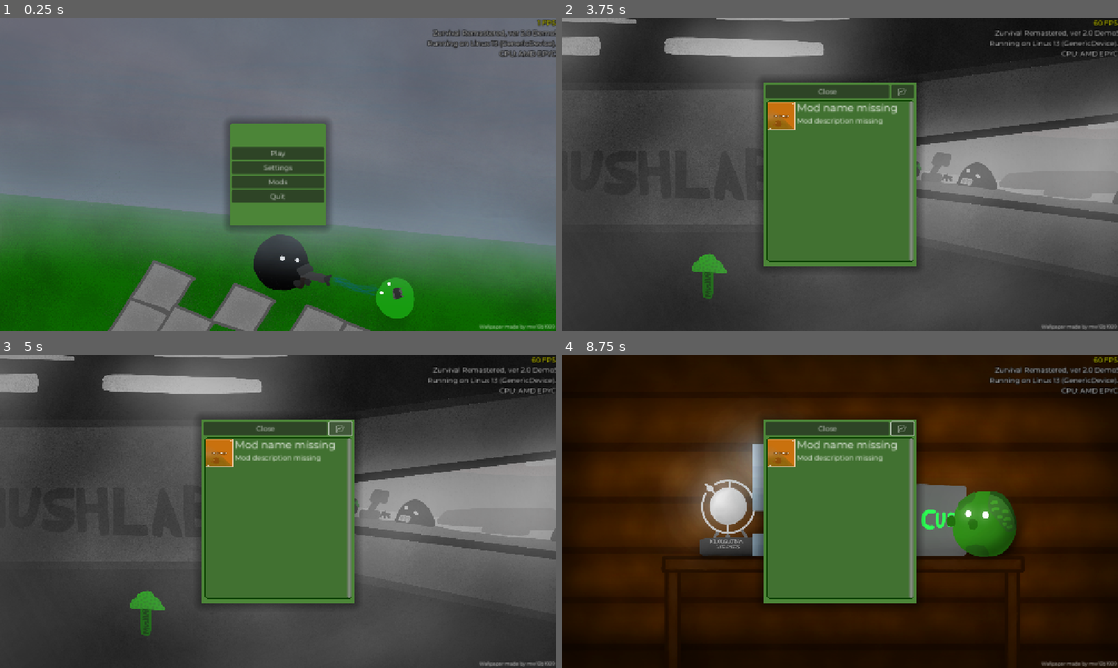
Above: before the commit, frames 1-4 (two rows, left to right).
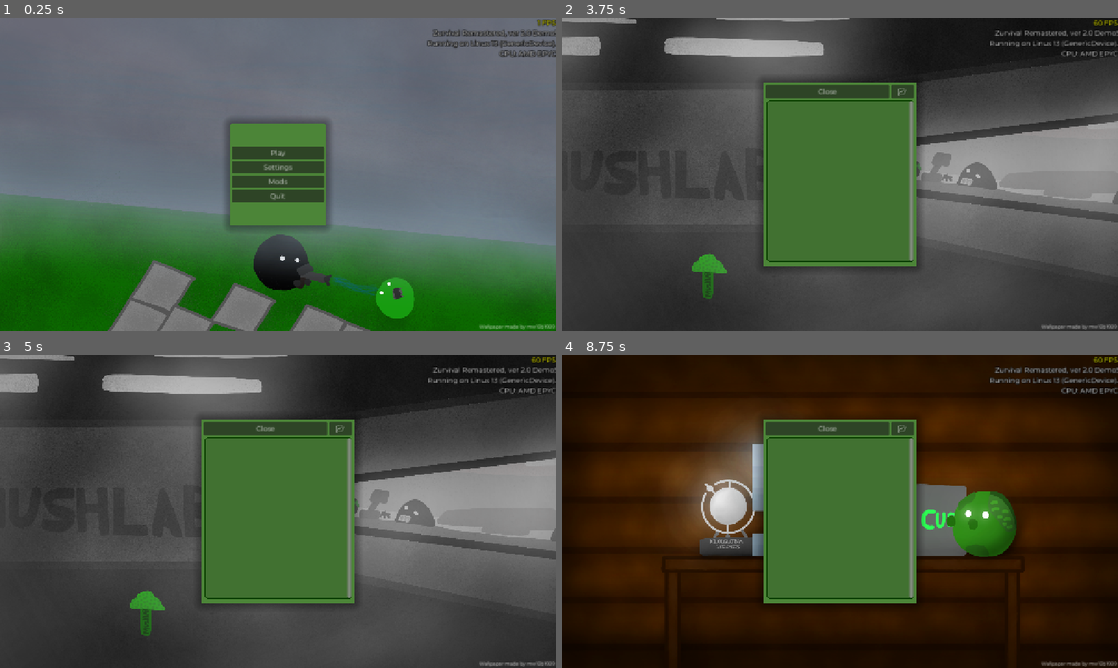
Above: after the commit, the same moments.

Repository: klodskateam/zurvival-remastered
Game: Godot game, scene res://menu.tscn
Two runs of this game, one before a commit and one after it. Both use one fixed random seed, a clock stepped at 60 frames per second and the inputs below.
Inputs (mouse positions are in pixels of both pictures, inside the frame that each line leads up to):
- Up to frame 1 (0.25 s): no input
- Up to frame 2 (3.75 s): click "Settings" at 0.5 s; click "Smooth transitions" at 1.25 s; click "English" at 2 s; click "Save" at 2.75 s; click "Mods" at 3.5 s
- Up to frame 3 (5 s): click "📂" at 4.25 s
- Up to frame 4 (8.75 s): tap Enter at 5, 6.5, 8 s; move the mouse to (962, 495) at 5.02 s; hold D (right) 5.03-5.75 s; hold Shift (run) 5.03-5.75 s; click (962, 495) at 5.17 s; tap Space (reload) at 5.75, 7.25, 8.65 s; drag from (728, 527) to (812, 574) at 5.77 s; move the mouse to (895, 442) at 6.52 s; hold D (right) 6.53-7.25 s; hold Shift (run) 6.53-7.25 s; drag from (812, 574) to (673, 464) at 7.27 s; move the mouse to (1006, 558) at 8.02 s; hold A (left) from 8.03 s (still down); hold Shift (run) from 8.03 s (still down)

The runs differ from the first frame. In frame 1, 0.2% of the frame differs, in the area x 41-59%, y 42-60%; in frame 2, 0.9%; in frame 3, 1.0%; in frame 4, 1.0%, in the area x 37-64%, y 20-36%.

Commit message:
12 разные вещи
фиксы в зимнем режиме и баланс
меню теперь не ломается при большом количестве кастомных кнопок

Diff:
--- a/Translation/translations.csv
+++ b/Translation/translations.csv
@@ -1,5 +1,5 @@
 id,en,ru,be,zh,sp,fi,bel,pl,emoji
-$$$tutorial,"To correct or create a line, right-click on it  …(710 unchanged characters)… n rivin, klikkaa riville oikean hiirin näppylän avulla ja tee komentti. Jonkun ajan ku …(445 unchanged characters)…
+$$$tutorial,"To correct or create a line, right-click on it  …(710 unchanged characters)… n rivin, klikkaa riville oikean hiirin nappulan avulla ja tee komentti. Jonkun ajan ku …(445 unchanged characters)…
 $$$langname,English,Русский,Беларуская,中文,Español,Suomi,Bielaruskaja lacinka,PL,🦲
 $$$englishname,English,Russian,Belarussian,Chinese,Spanish,Finnish,Belarusian Latin,Polish,Emoji
 $$$--,-,-,-,-,-,-,-,-,-
@@ -54,10 +54,13 @@
 $storage,Storage,Склад,Склад,组成,Almacén,Varasto,Skład,Skład,🏬
 $restartrequired,Game restart required!,Требуется перезапуск игры!,Патрабуецца перазапуск гульні!,需要重新启动游戏！,Es necesario reiniciar el juego.,Käynnistä peli uudelleen!,Patrabujecca pierazapusk gułʹni!,Wymagany restart gry!,⏏ 🕹 ✔
 $disablesmoothtransitions,Smooth transitions,Плавные переходы,Плыўныя пераходы,禁用平滑过渡,Transiciones suaves,Hienot siirtymät,Płyŭnyja pierachody,Płynne przejścia, 🍦 🔀
-$wintermodename,Winter mode,Зимний режим,,,,Talvinen pelimuoto,,,❄️📳
+$wintermodename,Winter mode,Зимний режим,Зімовы рэжым,冬季模式,Modo invierno,Talvinen pelimuoto,Зімовы рэжым,Tryb zimowy,❄️📳
 $wintermodedesc,"You found yourself in a forest in the middle of a zombie-apocalypse. Collect planks, defend yourself from zombu's, and don't let the campfire extinguish.","Вы оказались в лесу посреди зомби-апокалисиса зимой. Собирайте палки, защищайтесь от зомбу, и не дайте костру потухнуть.
 
 
-",,,,"Olit löytynyt itsesi metsässä keskellä zombiapokalypsia talvella. Kerää kepiä, puolustaa itseäsi zombuista, ja älä anna kokolle sammua.",,,
-$coldness,Frost,Мороз,,,,Jäätyminen,,,
-$inventory,Inventory,Инвентарь,,,,Tasku,,,
+","Вы апынуліся ў лесе пасярод зомбі-апакалісісу зімой. Збірайце палкі, абараняйцеся ад зомбу, і не дайце вогнішча патухнуць.",你发现自己身处一场冬季丧尸末日中的森林里。收集树枝，保护自己免受丧尸攻击，并保持篝火燃烧。,"Te encuentras en el bosque en medio de un apocalipsis zombu invernal. Recoge leña, protégete de los zombis y mantén el fuego encendido.","Olit löytynyt itsesi metsässä keskellä zombiapokalypsia talvella. Kerää kepiä, puolustaa itseäsi zombuista, ja älä anna kokolle sammua.","Вы апынуліся ў лесе пасярод зомбі-апакалісісу зімой. Збірайце палкі, абараняйцеся ад зомбу, і не дайце вогнішча патухнуць.","Znalazłeś się w lesie w środku zimowej apokalipsy zombu. Zbieraj patyki, chroń się przed zombu i podtrzymuj ogień.
+","👤🌲🌳🧟‍♂️🔥💥
+🪵➕🪵🛡️🧟‍♂️🚫
+🔥❌➡️🏕️"
+$coldness,Frost,Мороз,Мароз,冷冻,Congelación,Jäätyminen,Maroz,Zamrażanie,❄️
+$inventory,Inventory,Инвентарь,Інвентар,存货,Inventario,Tasku,Inventar',Spis,📦🗂️📝
--- a/campfire.gd
+++ b/campfire.gd
@@ -18,5 +18,5 @@
 
 func _on_body_entered(body: Node2D):
 	if body.name == "player" and body.INVENTORY_FILLED > 0 and ENERGY > 0:
-		ENERGY += body.INVENTORY_FILLED
+		ENERGY += body.INVENTORY_FILLED/2
 		body.INVENTORY_FILLED = 0
--- /dev/null
+++ b/default.tres
@@ -0,0 +1,3 @@
+[gd_resource type="Theme" format=3 uid="uid://oprukw2tpf3d"]
+
+[resource]
--- a/game-wintermode.tscn
+++ b/game-wintermode.tscn
@@ -72,10 +72,10 @@
 tracks/0/interp = 1
 tracks/0/loop_wrap = false
 tracks/0/keys = {
-"times": PackedFloat32Array(0, 60),
+"times": PackedFloat32Array(0, 59.966667),
 "transitions": PackedFloat32Array(1, 1),
 "update": 2,
-"values": [Vector2(0, 0), Vector2(-16006, -16006)]
+"values": [Vector2(0, 0), Vector2(-10485.233, -10485.233)]
 }
 tracks/1/type = "value"
 tracks/1/imported = false
@@ -84,7 +84,7 @@
 tracks/1/interp = 1
 tracks/1/loop_wrap = false
 tracks/1/keys = {
-"times": PackedFloat32Array(0, 60),
+"times": PackedFloat32Array(0, 59.966667),
 "transitions": PackedFloat32Array(1, 1),
 "update": 2,
 "values": [0.0, 0.0]
@@ -120,7 +120,7 @@
 process_mode = 3
 script = ExtResource("1_6olua")
 
-[node name="ColorRect" type="ColorRect" parent="."]
+[node name="AmbientColor" type="ColorRect" parent="."]
 modulate = Color(0.053295396, 0.062288336, 0.066790454, 0.54901963)
 show_behind_parent = true
 clip_children = 2
@@ -149,7 +149,7 @@
 autostart = true
 script = ExtResource("3_ar85b")
 
-[node name="TextureRect" type="TextureRect" parent="."]
+[node name="clouds" type="TextureRect" parent="."]
 modulate = Color(1.7009393, 1.7009393, 1.7009393, 0.5137255)
 self_modulate = Color(0.8732979, 0.87329865, 0.873298, 1)
 material = SubResource("CanvasItemMaterial_m5m7k")
@@ -157,7 +157,7 @@
 offset_bottom = 21006.0
 texture = ExtResource("3_8k8hu")
 
-[node name="AnimationPlayer" type="AnimationPlayer" parent="TextureRect"]
+[node name="AnimationPlayer" type="AnimationPlayer" parent="clouds"]
 libraries = {
 &"": SubResource("AnimationLibrary_e2odv")
 }
@@ -186,7 +186,7 @@
 show_percentage = false
 
 [node name="Spawner7" parent="." instance=ExtResource("7_8yshx")]
-position = Vector2(-139, 4211)
+position = Vector2(-116, 4507)
 
 [node name="Spawner5" parent="." instance=ExtResource("7_8yshx")]
 position = Vector2(5198, 4620)
--- a/gamemode.tscn
+++ b/gamemode.tscn
@@ -31,24 +31,25 @@
 anchor_top = 0.5
 anchor_right = 0.5
 anchor_bottom = 0.5
-offset_left = -199.0
-offset_top = -193.0
-offset_right = 199.0
-offset_bottom = 193.0
+offset_left = -202.0
+offset_top = -196.0
+offset_right = 202.0
+offset_bottom = 196.0
 grow_horizontal = 2
 grow_vertical = 2
 
 [node name="ScrollContainer" type="ScrollContainer" parent="Control/Panel"]
 layout_mode = 0
 offset_left = 2.0
-offset_top = 29.0
-offset_right = 396.0
-offset_bottom = 239.0
+offset_top = 33.0
+offset_right = 403.0
+offset_bottom = 236.0
 theme = ExtResource("2_7rmfm")
 
 [node name="VBoxContainer" type="VBoxContainer" parent="Control/Panel/ScrollContainer"]
 custom_minimum_size = Vector2(390, 0)
 layout_mode = 2
+size_flags_horizontal = 3
 alignment = 1
 
 [node name="HBoxContainer" type="HBoxContainer" parent="Control/Panel/ScrollContainer/VBoxContainer"]
@@ -91,18 +92,18 @@
 
 [node name="PlayButton" type="Button" parent="Control/Panel"]
 layout_mode = 0
-offset_left = 226.0
-offset_top = 354.0
-offset_right = 395.0
-offset_bottom = 383.0
+offset_left = 223.0
+offset_top = 357.0
+offset_right = 398.0
+offset_bottom = 388.0
 theme = ExtResource("2_7rmfm")
 text = "$play"
 
 [node name="gamemodename" type="Label" parent="Control/Panel"]
 layout_mode = 0
-offset_left = 3.0
+offset_left = 4.0
 offset_top = 237.0
-offset_right = 395.0
+offset_right = 400.0
 offset_bottom = 266.0
 theme_override_font_sizes/font_size = 23
 text = "$placeholdergmname"
@@ -110,14 +111,15 @@
 
 [node name="gamemodedesc" type="Label" parent="Control/Panel"]
 layout_mode = 0
-offset_left = 3.0
-offset_top = 266.0
-offset_right = 395.0
+offset_left = 4.0
+offset_top = 265.0
+offset_right = 400.0
 offset_bottom = 352.0
 theme_override_font_sizes/font_size = 15
 text = "$placeholdergmdesc"
-autowrap_mode = 3
-justification_flags = 139
+autowrap_mode = 2
+justification_flags = 138
+clip_text = true
 text_overrun_behavior = 2
 
 [node name="TransitionBlock" type="TextureRect" parent="."]
--- a/menu.tscn
+++ b/menu.tscn
@@ -1,10 +1,11 @@
-[gd_scene load_steps=8 format=3 uid="uid://c6ji2387qq42r"]
+[gd_scene load_steps=9 format=3 uid="uid://c6ji2387qq42r"]
 
 [ext_resource type="Script" uid="uid://2bvrwha2lhlt" path="res://buttonsmenu.gd" id="1_814jb"]
 [ext_resource type="Theme" uid="uid://d2wr8qi0mdxxq" path="res://ui.tres" id="2_i4evy"]
 [ext_resource type="PackedScene" uid="uid://db8yny8uiwun1" path="res://background.tscn" id="2_xh8be"]
 [ext_resource type="Script" uid="uid://beg25d2qybjtl" path="res://transitionmenu.gd" id="3_l48gv"]
 [ext_resource type="Script" uid="uid://deyhfds4n3ph0" path="res://create_mod_buttons.gd" id="3_ytr4m"]
+[ext_resource type="Theme" uid="uid://oprukw2tpf3d" path="res://default.tres" id="4_l48gv"]
 
 [sub_resource type="Gradient" id="Gradient_ytr4m"]
 interpolation_mode = 2
@@ -49,38 +50,41 @@
 grow_vertical = 2
 theme = ExtResource("2_i4evy")
 
-[node name="VBoxContainer" type="VBoxContainer" parent="Control/Panel"]
+[node name="ScrollContainer" type="ScrollContainer" parent="Control/Panel"]
+clip_children = 1
+layout_mode = 0
+offset_left = 2.0
+offset_right = 218.0
+offset_bottom = 235.0
+theme = ExtResource("4_l48gv")
+horizontal_scroll_mode = 0
+vertical_scroll_mode = 3
+
+[node name="VBoxContainer" type="VBoxContainer" parent="Control/Panel/ScrollContainer"]
+clip_contents = true
 custom_minimum_size = Vector2(0, 230)
-layout_mode = 1
-anchors_preset = 15
-anchor_right = 1.0
-anchor_bottom = 1.0
-offset_left = 4.0
-offset_top = 3.0
-offset_right = -4.0
-offset_bottom = -1.0
-grow_horizontal = 2
-grow_vertical = 2
-theme = ExtResource("2_i4evy")
+layout_mode = 2
+size_flags_horizontal = 3
+size_flags_vertical = 3
 alignment = 1
 script = ExtResource("3_ytr4m")
 
-[node name="Play" type="Button" parent="Control/Panel/VBoxContainer"]
+[node name="Play" type="Button" parent="Control/Panel/ScrollContainer/VBoxContainer"]
 layout_mode = 2
 text = "$play"
 script = ExtResource("1_814jb")
 
-[node name="Settings" type="Button" parent="Control/Panel/VBoxContainer"]
+[node name="Settings" type="Button" parent="Control/Panel/ScrollContainer/VBoxContainer"]
 layout_mode = 2
 text = "$settings"
 script = ExtResource("1_814jb")
 
-[node name="Mods" type="Button" parent="Control/Panel/VBoxContainer"]
+[node name="Mods" type="Button" parent="Control/Panel/ScrollContainer/VBoxContainer"]
 layout_mode = 2
 text = "$mods"
 script = ExtResource("1_814jb")
 
-[node name="Exit" type="Button" parent="Control/Panel/VBoxContainer"]
+[node name="Exit" type="Button" parent="Control/Panel/ScrollContainer/VBoxContainer"]
 layout_mode = 2
 theme = ExtResource("2_i4evy")
 text = "$quit"
@@ -97,7 +101,7 @@
 offset_bottom = 2448.0
 texture = SubResource("GradientTexture2D_l48gv")
 
-[connection signal="pressed" from="Control/Panel/VBoxContainer/Play" to="Control/Panel/VBoxContainer/Play" method="_on_play_pressed"]
-[connection signal="pressed" from="Control/Panel/VBoxContainer/Settings" to="Control/Panel/VBoxContainer/Play" method="_on_settings_pressed"]
-[connection signal="pressed" from="Control/Panel/VBoxContainer/Mods" to="Control/Panel/VBoxContainer/Mods" method="_on_mods_pressed"]
-[connection signal="pressed" from="Control/Panel/VBoxContainer/Exit" to="Control/Panel/VBoxContainer/Exit" method="_on_exit_pressed"]
+[connection signal="pressed" from="Control/Panel/ScrollContainer/VBoxContainer/Play" to="Control/Panel/ScrollContainer/VBoxContainer/Play" method="_on_play_pressed"]
+[connection signal="pressed" from="Control/Panel/ScrollContainer/VBoxContainer/Settings" to="Control/Panel/ScrollContainer/VBoxContainer/Play" method="_on_settings_pressed"]
+[connection signal="pressed" from="Control/Panel/ScrollContainer/VBoxContainer/Mods" to="Control/Panel/ScrollContainer/VBoxContainer/Mods" method="_on_mods_pressed"]
+[connection signal="pressed" from="Control/Panel/ScrollContainer/VBoxContainer/Exit" to="Control/Panel/ScrollContainer/VBoxContainer/Exit" method="_on_exit_pressed"]
--- a/plank.gd
+++ b/plank.gd
@@ -4,6 +4,6 @@
 
 
 func _on_body_entered(body: Node2D):
-	if body.name == "player":
+	if body.name == "player" and (body.INVENTORY_FILLED < body.MAX_INVENTORY_FILLED):
 		body.INVENTORY_FILLED += 10
 		queue_free()
--- a/storage.tscn
+++ b/storage.tscn
@@ -1,8 +1,9 @@
-[gd_scene load_steps=5 format=3 uid="uid://ddsqj7m25ucaa"]
+[gd_scene load_steps=6 format=3 uid="uid://ddsqj7m25ucaa"]
 
 [ext_resource type="Script" uid="uid://dk6c7q85yu48l" path="res://storage.gd" id="1_3vq3h"]
 [ext_resource type="Texture2D" uid="uid://cmdbay58waf1e" path="res://Resources/storage.png" id="1_ueev3"]
 [ext_resource type="Theme" uid="uid://d2wr8qi0mdxxq" path="res://ui.tres" id="2_lnm35"]
+[ext_resource type="Theme" uid="uid://oprukw2tpf3d" path="res://default.tres" id="4_2h3vr"]
 
 [sub_resource type="LabelSettings" id="LabelSettings_wttin"]
 font_size = 32
@@ -44,6 +45,7 @@
 layout_mode = 2
 size_flags_horizontal = 3
 size_flags_vertical = 3
+theme = ExtResource("4_2h3vr")
 
 [node name="Label" type="Label" parent="CanvasLayer/ScrollContainer/VBoxContainer"]
 use_parent_material = true
--- a/timer.gd
+++ b/timer.gd
@@ -8,11 +8,11 @@
 		1:
 			pass
 		2:
-			wait_time = randf_range(0.4, 1.7)
+			wait_time = randf_range(1, 1.7)
 			# пульки хуюльки
 			var bullets_new = P_BULLETS.instantiate()
-			bullets_new.position.x = randi_range(50, 9950)
-			bullets_new.position.y = randi_range(50, 9950)
+			bullets_new.position.x = randi_range(250, 4200)
+			bullets_new.position.y = randi_range(250, 4350)
 			get_parent().add_child(bullets_new)
 			print(bullets_new)
 
@@ -25,8 +25,8 @@
 
 			# доски, я хз где мы их нашли, у меня альцгеймер
 			var plank_new = P_PLANK.instantiate()
-			plank_new.position.x = randi_range(50, 9950)
-			plank_new.position.y = randi_range(50, 9950)
+			plank_new.position.x = randi_range(500, 3800)
+			plank_new.position.y = randi_range(500, 3850)
 			get_parent().add_child(plank_new)
 			print(plank_new)
 		_:
--- a/ui.tscn
+++ b/ui.tscn
@@ -90,7 +90,7 @@
 
 [node name="SpeedIcon" type="Sprite2D" parent="SpeedBar"]
 position = Vector2(-15, 15)
-scale = Vector2(0.21875, 0.210937)
+scale = Vector2(0.2109375, 0.210937)
 texture = ExtResource("2_iev70")
 
 [node name="BulletsBar" type="ProgressBar" parent="."]
@@ -114,8 +114,8 @@
 vertical_alignment = 1
 
 [node name="BulletsIcon" type="Sprite2D" parent="BulletsBar"]
-position = Vector2(-15.5, 13.95)
-scale = Vector2(0.242187, 0.217968)
+position = Vector2(-16.000008, 14.000003)
+scale = Vector2(0.21874987, 0.217968)
 texture = ExtResource("3_qg45p")
 
 [node name="HealthBar" type="ProgressBar" parent="."]
@@ -138,8 +138,8 @@
 vertical_alignment = 1
 
 [node name="HealthIcon" type="Sprite2D" parent="HealthBar"]
-position = Vector2(-15, 13.5)
-scale = Vector2(0.21875, 0.210937)
+position = Vector2(-15, 13)
+scale = Vector2(0.2109375, 0.210937)
 texture = ExtResource("4_4pw5h")
 
 [node name="InventoryBar" type="ProgressBar" parent="."]
Not shown, changed: Resources/person.png.import
Not shown, changed: Resources/zondre.png.import
Not shown: 1 places in mods.tscn that only renumber resources
